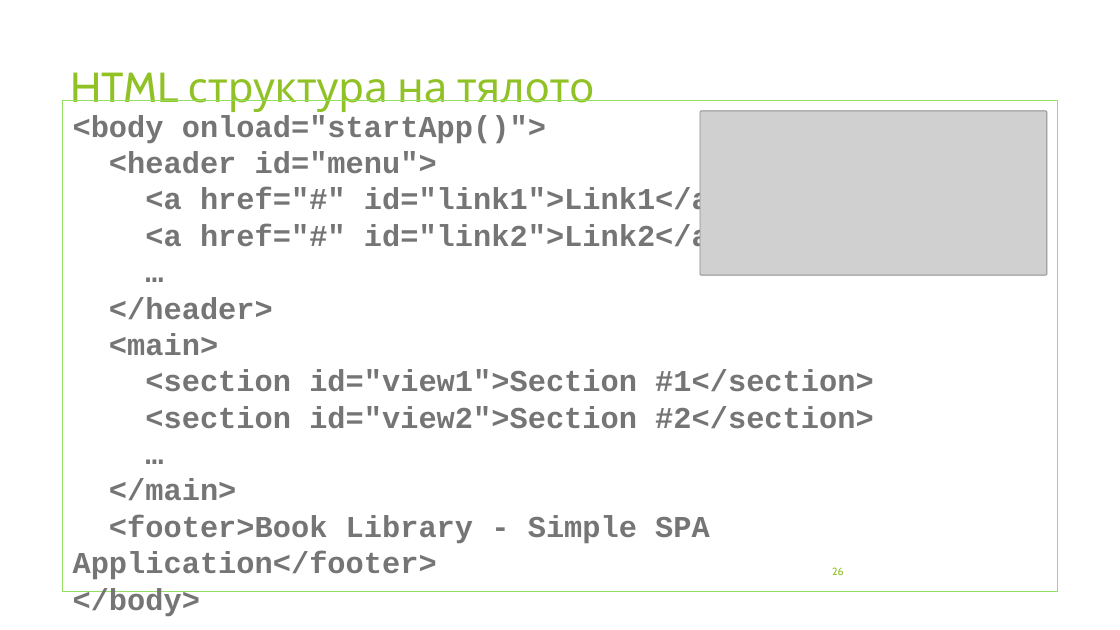
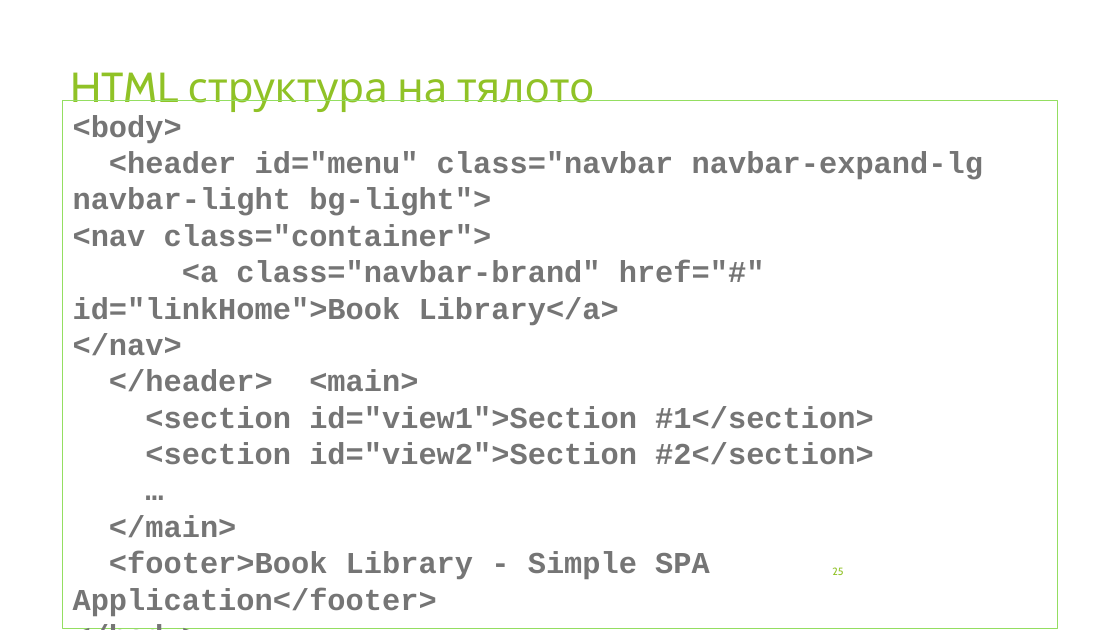
Before and after one commit to profjordanov/hybrid-app-development, a slide deck: slide 25 of 03. Async JS/tasks.pptx (slide 26 before the commit). Drawn at 1120x630 pixels with LibreOffice and Linux fonts; fonts in the diff are those of the drawing; grey boxes stand for pictures. Boxes give left, top, right and bottom in pixels: in the first picture for what was removed or moved away, otherwise in the second. Text is boxed around its words. In the diff, an @@ line names an element or a change of style, - is before the commit and + after.

```diff
--- a/03. Async JS/tasks.pptx
+++ b/03. Async JS/tasks.pptx
@@ rectangle "<body>": place and size @@
-rectangle "<body>" at [63,100,1058,592]
+rectangle "<body>" at [63,100,1058,628]
@@ text in rectangle at [73,115,983,392]: text changed @@
-<body onload="startApp()">
-<header id="menu">
-<a href="#" id="link1">Link1</a>
-<a href="#" id="link2">Link2</a>
-…
-</header>
-<main>
+<body>
+<header id="menu" class="navbar navbar-expand-lg navbar-light bg-light">
+<nav class="container">
+<a class="navbar-brand" href="#" id="linkHome">Book Library</a>
+</nav>
+</header> <main>
@@ picture removed at [700,111,1047,275] @@
@@ page number at [832,567,843,575]: text changed @@
-26
+25
```
Also in this commit, not shown: 10 other slides changed, 7 slides added, 20 slides removed, 10 other files.
